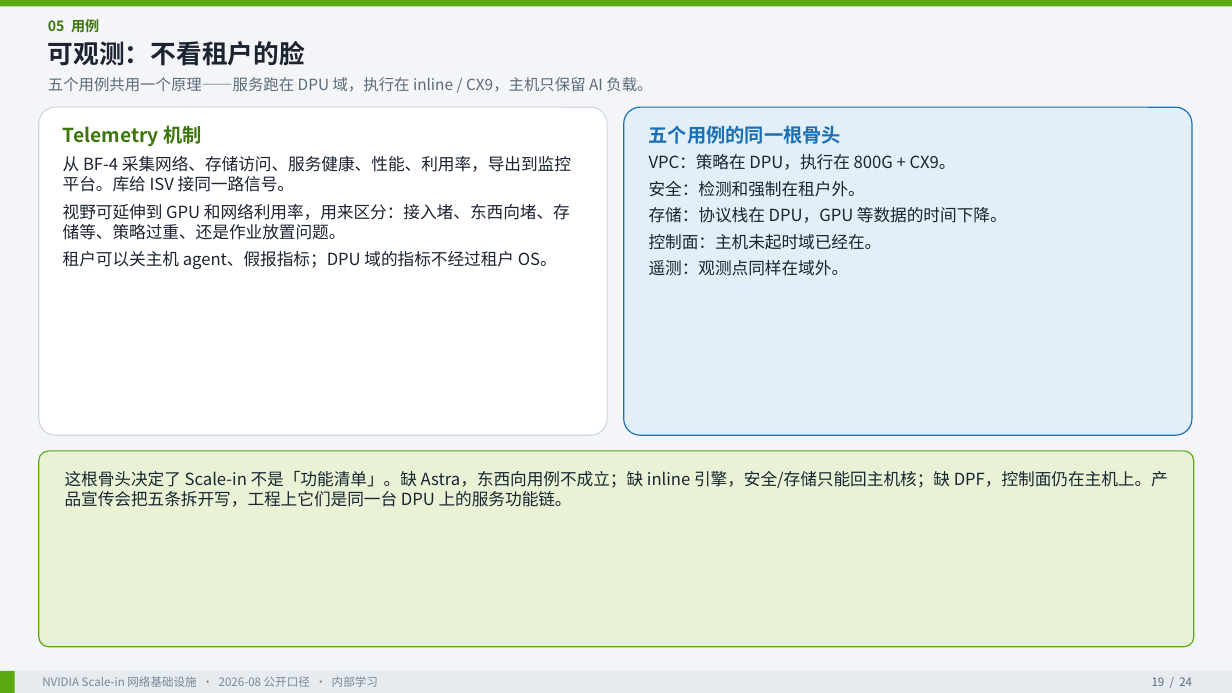
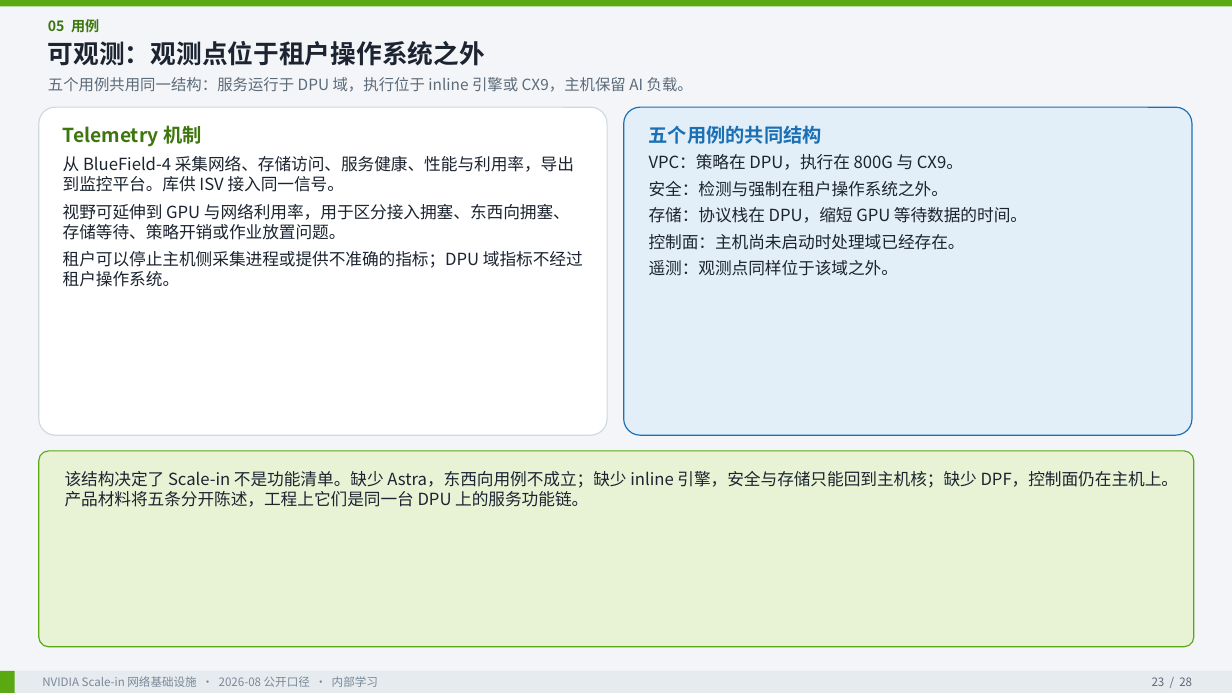
Before and after one commit to ghsshou/ai_work, a slide deck: slide 23 of docs/nvidia-scale-in/NVIDIA_Scale_in_网络基础设施洞察.pptx (slide 19 before the commit). Drawn at 1232x693 pixels with LibreOffice and Linux fonts; fonts in the diff are those of the drawing. Boxes give left, top, right and bottom in pixels: in the first picture for what was removed or moved away, otherwise in the second. Text is boxed around its words. In the diff, an @@ line names an element or a change of style, - is before the commit and + after.

```diff
--- a/docs/nvidia-scale-in/NVIDIA_Scale_in_网络基础设施洞察.pptx
+++ b/docs/nvidia-scale-in/NVIDIA_Scale_in_网络基础设施洞察.pptx
@@ text at (48, 41, 485, 66): text changed @@
-可观测：不看租户的脸
+可观测：观测点位于租户操作系统之外
@@ text at (48, 77, 693, 92): text changed @@
-五个用例共用一个原理——服务跑在 DPU 域，执行在 inline / CX9，主机只保留 AI 负载。
+五个用例共用同一结构：服务运行于 DPU 域，执行位于 inline 引擎或 CX9，主机保留 AI 负载。
@@ text at (649, 125, 1027, 276): text changed @@
-五个用例的同一根骨头
-VPC：策略在 DPU，执行在 800G + CX9。
-安全：检测和强制在租户外。
-存储：协议栈在 DPU，GPU 等数据的时间下降。
-控制面：主机未起时域已经在。
-遥测：观测点同样在域外。
+五个用例的共同结构
+VPC：策略在 DPU，执行在 800G 与 CX9。
+安全：检测与强制在租户操作系统之外。
+存储：协议栈在 DPU，缩短 GPU 等待数据的时间。
+控制面：主机尚未启动时处理域已经存在。
+遥测：观测点同样位于该域之外。
@@ text at (63, 156, 583, 287): text changed @@
-从 BF-4 采集网络、存储访问、服务健康、性能、利用率，导出到监控平台。库给 ISV 接同一路信号。
-视野可延伸到 GPU 和网络利用率，用来区分：接入堵、东西向堵、存储等、策略过重、还是作业放置问题。
-租户可以关主机 agent、假报指标；DPU 域的指标不经过租户 OS。
+从 BlueField-4 采集网络、存储访问、服务健康、性能与利用率，导出到监控平台。库供 ISV 接入同一信号。
+视野可延伸到 GPU 与网络利用率，用于区分接入拥塞、东西向拥塞、存储等待、策略开销或作业放置问题。
+租户可以停止主机侧采集进程或提供不准确的指标；DPU 域指标不经过租户操作系统。
@@ text at (65, 471, 1179, 507): text changed @@
-这根骨头决定了 Scale-in 不是「功能清单」。缺 Astra，东西向用例不成立；缺 inline 引擎，安全/存储只能回主机核；缺 DPF，控制面仍在主机上。产品宣传会把五条拆开写，工程上它们是同一台 DPU 上的服务功能链。
+该结构决定了 Scale-in 不是功能清单。缺少 Astra，东西向用例不成立；缺少 inline 引擎，安全与存储只能回到主机核；缺少 DPF，控制面仍在主机上。产品材料将五条分开陈述，工程上它们是同一台 DPU 上的服务功能链。
@@ text at (1152, 677, 1192, 686): text changed @@
-19 / 24
+23 / 28
```
Also in this commit, not shown: 23 other slides changed, 4 slides added, 4 other files.
